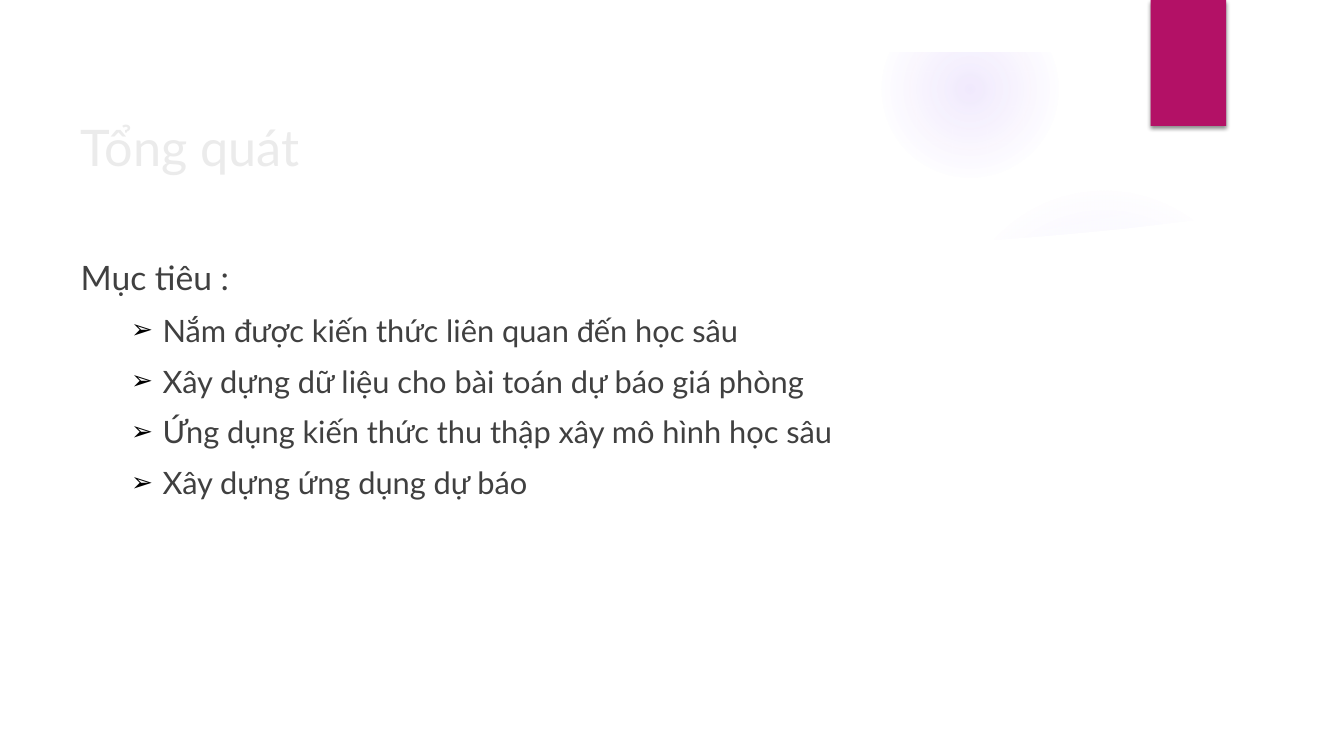
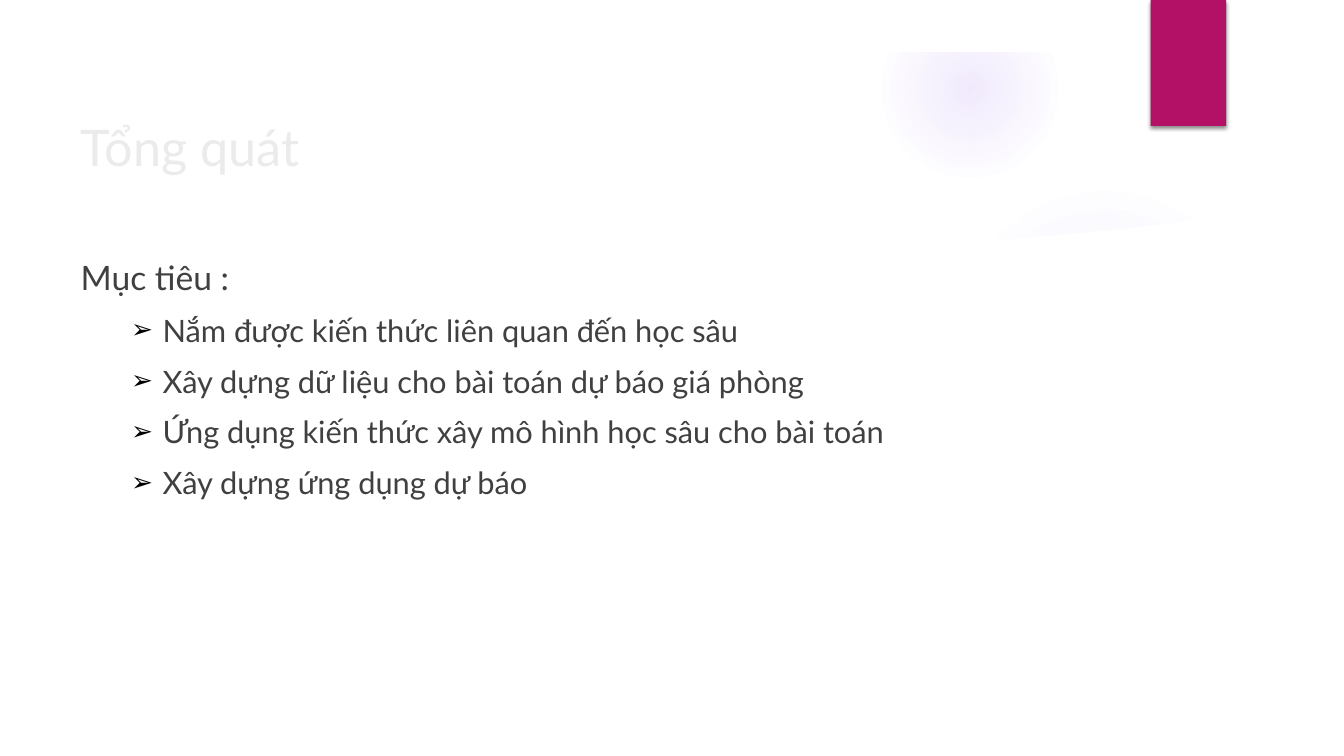
Before and after one commit to DesertFoxee/ai_room_price_prediction, a slide deck: slide 2 of Slide.pptx. Drawn at 1344x756 pixels with LibreOffice and Linux fonts; fonts in the diff are those of the drawing; background and template pictures are left out. Boxes give left, top, right and bottom in pixels: in the first picture for what was removed or moved away, otherwise in the second. Text is boxed around its words. In the diff, an @@ line names an element or a change of style, - is before the commit and + after.

```diff
--- a/Slide.pptx
+++ b/Slide.pptx
@@ text at box(163, 417, 884, 449): text changed @@
-  ➢ Ứng dụng kiến thức thu thập xây mô hình học sâu
+  ➢ Ứng dụng kiến thức xây mô hình học sâu cho bài toán
```
Also in this commit, not shown: 12 other slides changed, 1 other file.
